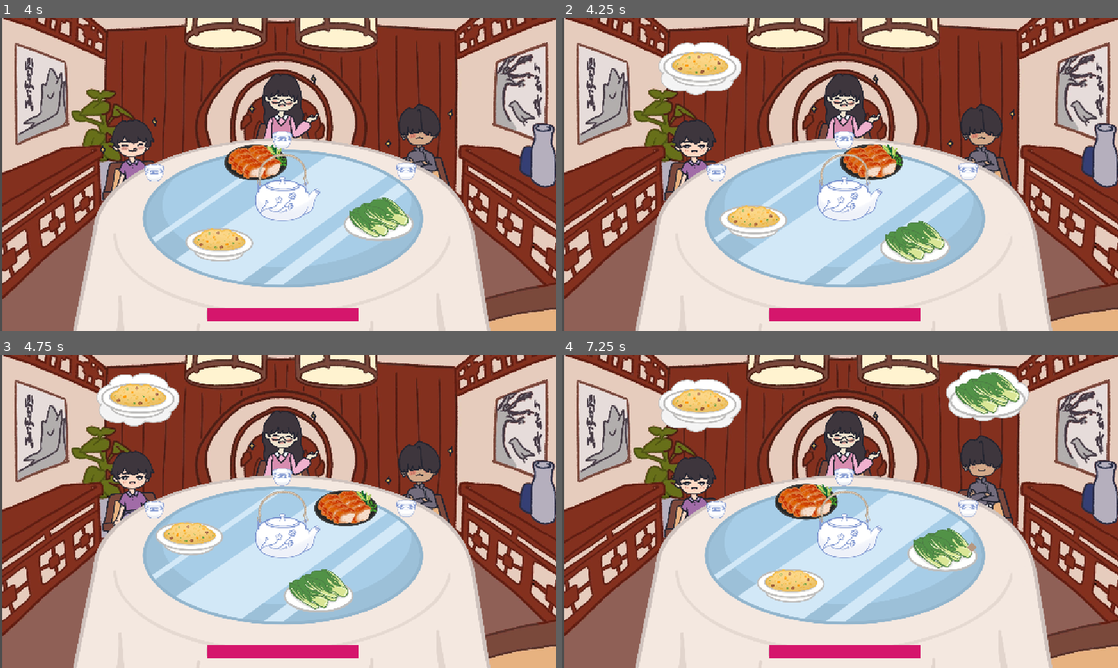
Above: before the commit, frames 1-4 (two rows, left to right).
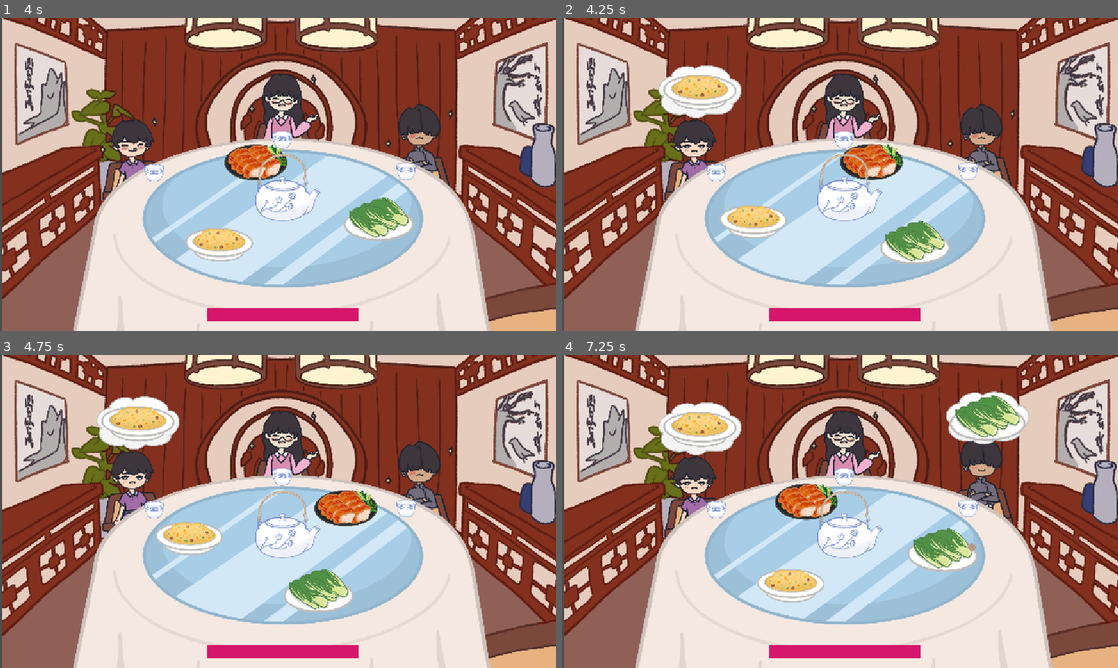
Above: after the commit, the same moments.

Repository: game-dev-besties/lupe_game
Game: Godot game, scene res://scenes/cutscene.tscn
Two runs of this game, one before a commit and one after it. Both use one fixed random seed, a clock stepped at 60 frames per second and the inputs below.
Inputs (mouse positions are in pixels of both pictures, inside the frame that each line leads up to):
- Up to frame 1 (4 s): click "SKIP" at 0.5 s; tap Enter (ui_accept) at 1.25, 2, 2.75 s; drag from (283, 196) to (233, 249) at 1.27 s; drag from (378, 208) to (233, 249) at 2.02 s; hold Right (ui_right) 2.78-3.5 s; click (233, 249) at 2.92 s; drag from (328, 165) to (189, 208) at 3.52 s
- Up to frame 2 (4.25 s): no input
- Up to frame 3 (4.75 s): move the mouse to (444, 558) at 4.27 s; hold Left (ui_left) from 4.28 s (still down); tap Enter (ui_accept) at 4.52 s
- Up to frame 4 (7.25 s): release Left (ui_left) at 5 s; drag from (673, 464) to (890, 502) at 5.02 s; move the mouse to (867, 511) at 5.77 s; hold Space (brake) 5.78-6.5 s; click (867, 511) at 5.92 s; drag from (756, 433) to (940, 549) at 6.52 s

Frame 1 is identical in both runs. In frame 2, 2.9% of the frame differs, in the area x 17-33%, y 7-32%; in frame 3, 2.9%; in frame 4, 5.7%, in the area x 17-84%, y 4-32%.

Commit message:
fix: bubble is lower

Diff:
--- a/scenes/NPC.tscn
+++ b/scenes/NPC.tscn
@@ -532,7 +532,7 @@
 
 [node name="ThoughtBubble" type="Sprite2D" parent="."]
 visible = false
-position = Vector2(6, -228)
+position = Vector2(6, -180)
 scale = Vector2(0.324897, 0.313333)
 texture = ExtResource("4_jnjht")
 
